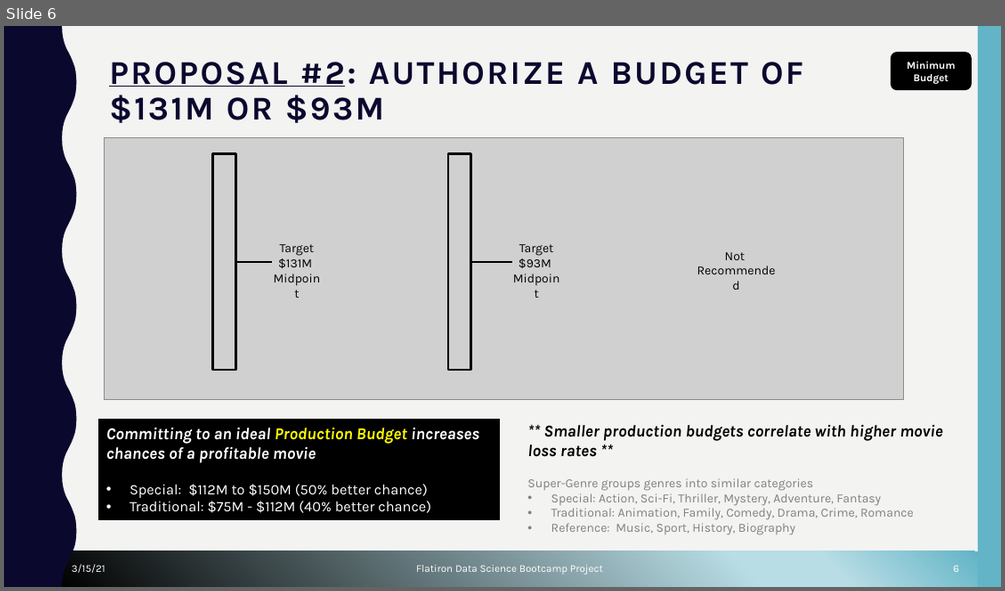
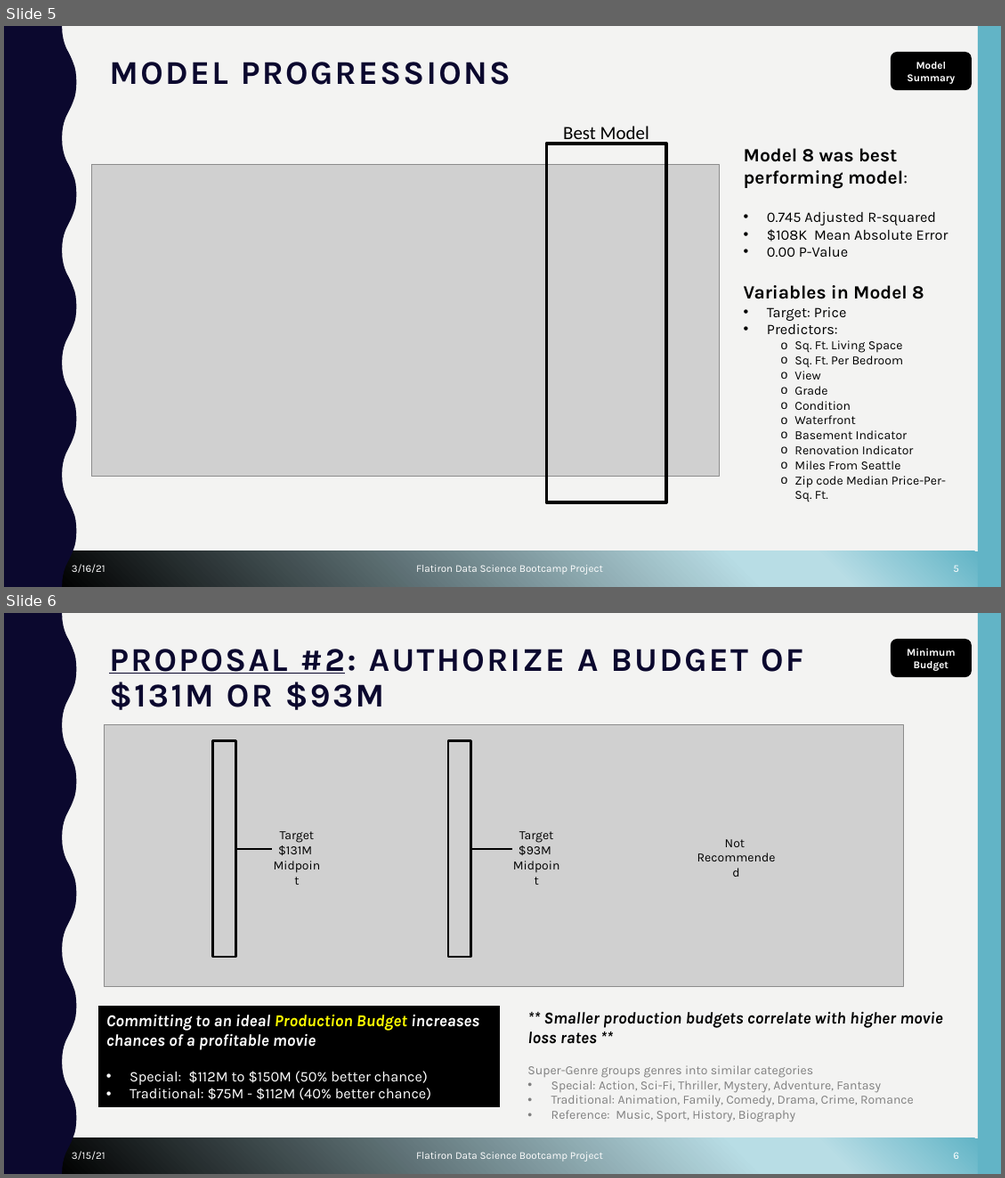
Before and after one commit to cutterback/p02-home-sales-predictive-project, a slide deck: Seattle_Home_Price_Predictive_Model.pptx. Shown one above the other, each under a label of ours: slide 6 before the commit, slides 5 and 6 after it. The pictures are 1005x591 and 1005x1178 pixels, drawn with LibreOffice and Linux fonts; fonts in the diff are those of the drawing; grey boxes stand for pictures; background and template pictures are left out. Boxes give left, top, right and bottom in pixels: in the first picture for what was removed or moved away, otherwise in the second. Text is boxed around its words. In the diff, an @@ line names an element or a change of style, - is before the commit and + after.

Commit message:
Adding model performance plot and partial presentation

```diff
--- a/Seattle_Home_Price_Predictive_Model.pptx
+++ b/Seattle_Home_Price_Predictive_Model.pptx
@@ slide 5 added at bbox=[4, 26, 1001, 587], background #F3F3F2; not listed: 3 template elements that a slide beside it also shows @@
@@ rounded rectangle added at bbox=[890, 52, 971, 90], fill #000000, 10 pt, text #FFFFFF, bold @@
+Model Summary
@@ title added at bbox=[109, 62, 510, 85], 32 pt, text #0B082E, bold @@
+MODEL PROGRESSIONS
@@ text added at bbox=[563, 126, 649, 144], 18 pt, text #000000 @@
+Best Model
@@ rectangle added at bbox=[546, 143, 666, 502], outline #000000 3 pt @@
@@ text added at bbox=[744, 148, 948, 502], 12 pt, text #000000 @@
+  Model 8 was best performing model:
+  • 0.745 Adjusted R-squared
+  • $108K Mean Absolute Error
+  • 0.00 P-Value
+  Variables in Model 8
+  • Target: Price
+  • Predictors:
+    o Sq. Ft. Living Space
+    o Sq. Ft. Per Bedroom
+    o View
+    o Grade
+    o Condition
+    o Waterfront
+    o Basement Indicator
+    o Renovation Indicator
+    o Miles From Seattle
+    o Zip code Median Price-Per-Sq. Ft.
@@ picture added at bbox=[92, 164, 720, 475] @@
@@ text added at bbox=[72, 564, 105, 572], 10 pt, text #FFFFFF @@
+3/16/21
@@ text added at bbox=[416, 564, 603, 574], 10 pt, text #FFFFFF @@
+Flatiron Data Science Bootcamp Project
@@ page number added at bbox=[953, 565, 959, 572], 10 pt, text #FFFFFF @@
+5
```
Also in this commit, not shown: 4 slides changed, 1 slide removed, 1 other file.
